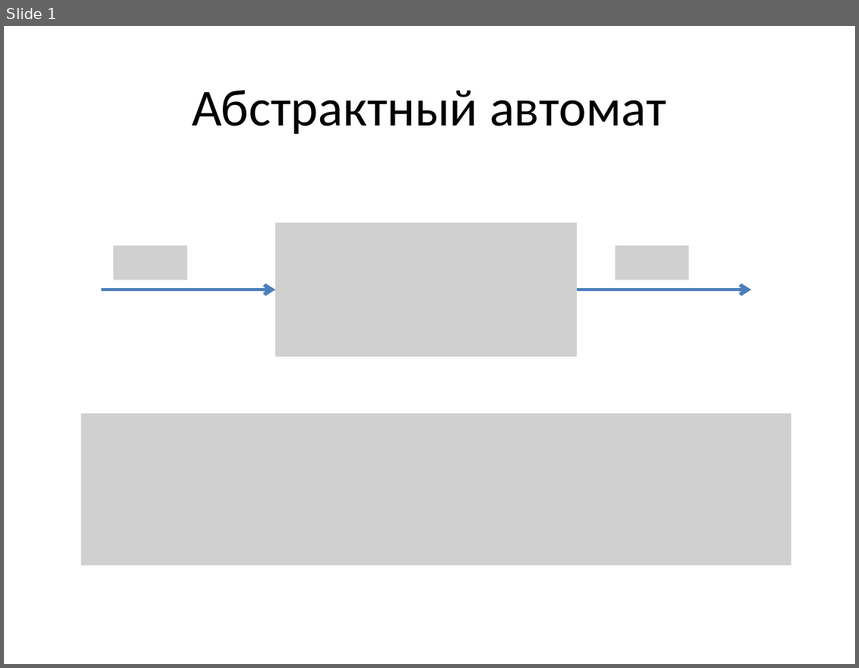
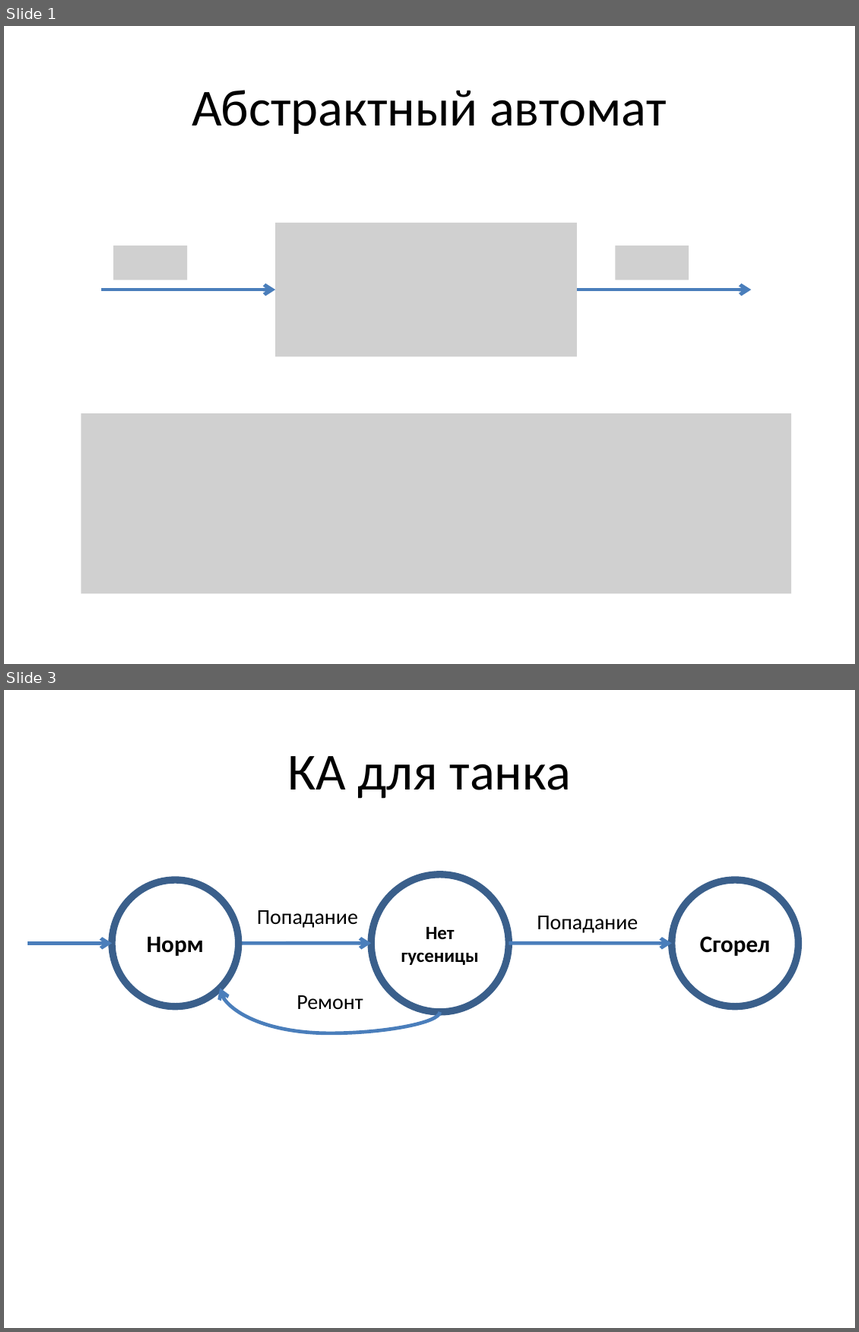
Before and after one commit to iglar14/vvp, a slide deck: lec_state_machine/statemachine.pptx. Shown one above the other, each under a label of ours: slide 1 before the commit, slides 1 and 3 after it; the slides between them are not shown. The pictures are 859x668 and 859x1332 pixels, drawn with LibreOffice and Linux fonts; fonts in the diff are those of the drawing; grey boxes stand for pictures. Boxes give left, top, right and bottom in pixels: in the first picture for what was removed or moved away, otherwise in the second. Text is boxed around its words. In the diff, an @@ line names an element or a change of style, - is before the commit and + after.

```diff
--- a/lec_state_machine/statemachine.pptx
+++ b/lec_state_machine/statemachine.pptx
@@ slide 3 added at box(4, 690, 855, 1328), background #FFFFFF @@
@@ title added at box(287, 756, 571, 799), 44 pt, text #000000 @@
+КА для танка
@@ ellipse added at box(112, 880, 239, 1007), outline #3A5F8C 6 pt, 20 pt, text #000000, bold @@
+Норм
@@ ellipse added at box(371, 875, 509, 1012), outline #3A5F8C 6 pt, 16 pt, text #000000, bold @@
+Нет гусеницы
@@ ellipse added at box(672, 880, 799, 1007), outline #3A5F8C 6 pt, 20 pt, text #000000, bold @@
+Сгорел
@@ text added at box(257, 910, 358, 928), 18 pt, text #000000 @@
+Попадание
@@ text added at box(537, 916, 638, 933), 18 pt, text #000000 @@
+Попадание
@@ arrow added from (28, 944) to (112, 944), #4B7EBC 3 pt @@
@@ arrow added from (239, 944) to (371, 944), #4B7EBC 3 pt @@
@@ arrow added from (509, 944) to (672, 944), #4B7EBC 3 pt @@
@@ curved arrow added from (439, 1011) to (220, 988), #4B7EBC 3 pt @@
@@ text added at box(297, 996, 363, 1010), 18 pt, text #000000 @@
+Ремонт
@@ slide 1 changed as well @@
@@ picture: place and size @@
-picture at box(82, 414, 792, 565)
+picture at box(82, 414, 792, 594)
```
Also in this commit, not shown: 2 other slides changed, 2 other slides added, 2 other files.
